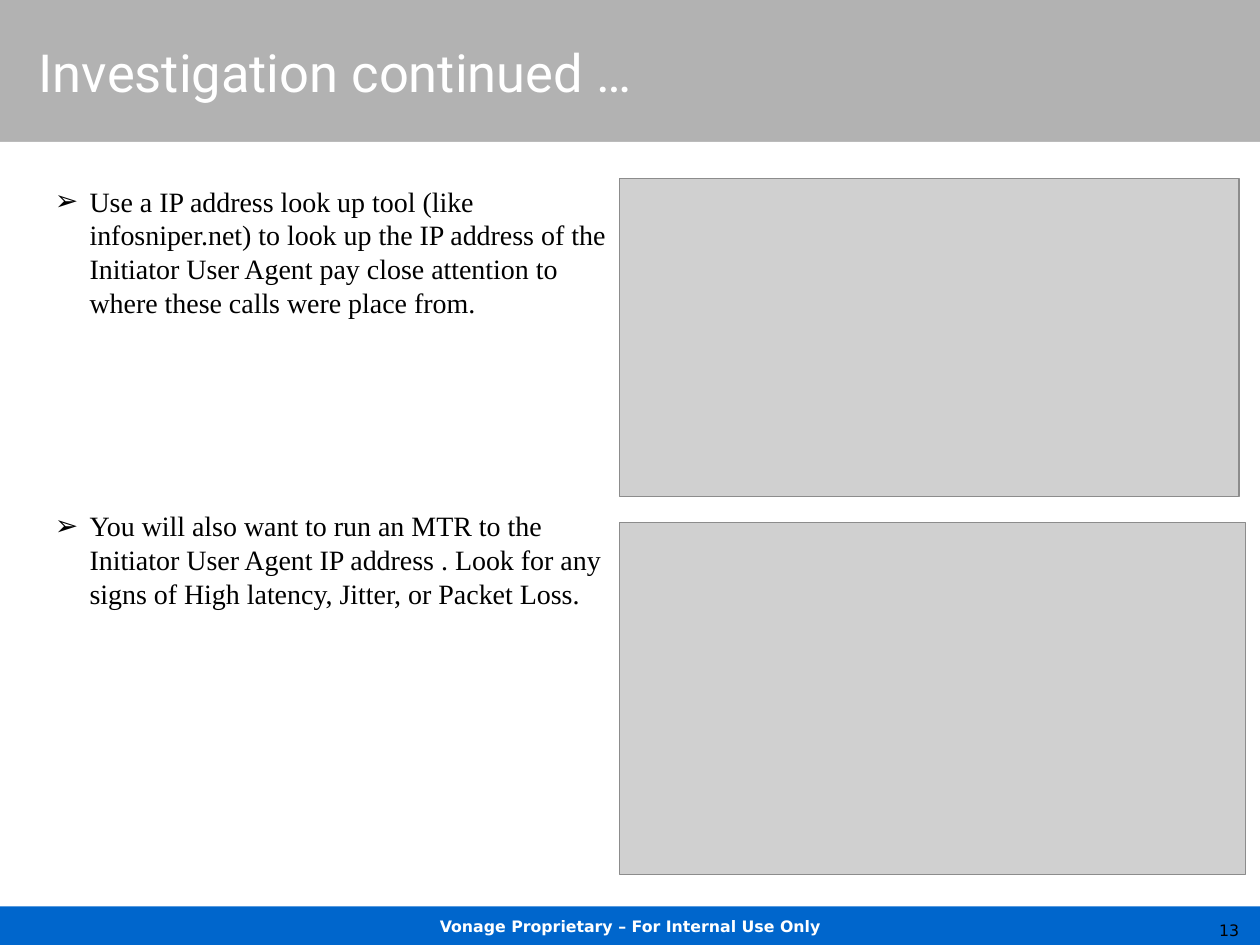
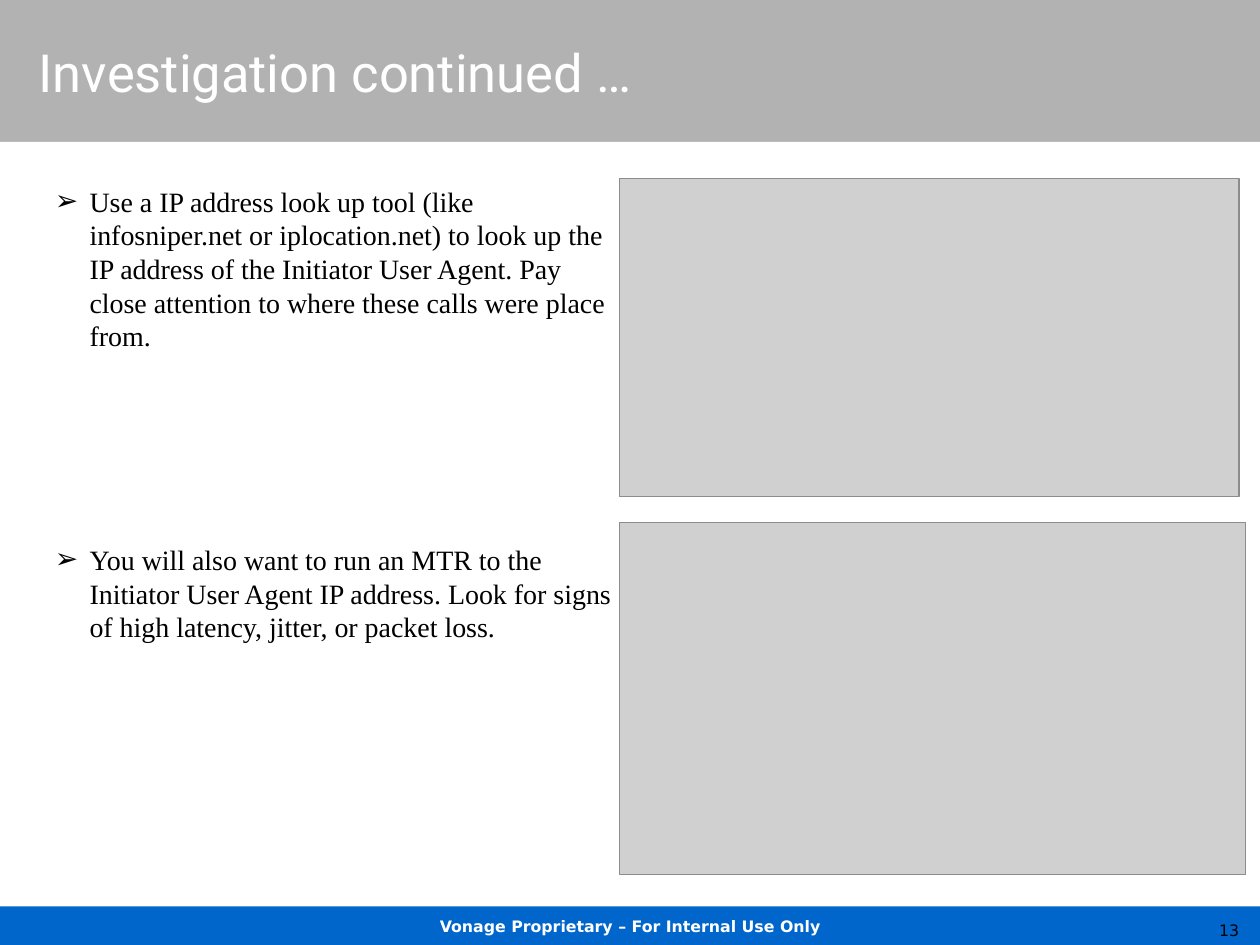
Before and after one commit to tbmillikin/Fraud-Procedures, a slide deck: slide 13 of On-CallFraudProcedures.pptx. Drawn at 1260x945 pixels with LibreOffice and Linux fonts; fonts in the diff are those of the drawing; grey boxes stand for pictures; background and template pictures are left out. Boxes give left, top, right and bottom in pixels: in the first picture for what was removed or moved away, otherwise in the second. Text is boxed around its words. In the diff, an @@ line names an element or a change of style, - is before the commit and + after.

Commit message:
Modified wording and added examples

```diff
--- a/On-CallFraudProcedures.pptx
+++ b/On-CallFraudProcedures.pptx
@@ text at [90, 192, 610, 643]: text changed @@
-➢ Use a IP address look up tool (like infosniper.net) to look up the IP address of the Initiator User Agent pay close attention to where these calls were place from.
-➢ You will also want to run an MTR to the Initiator User Agent IP address . Look for any signs of High latency, Jitter, or Packet Loss.
+➢ Use a IP address look up tool (like infosniper.net or iplocation.net) to look up the IP address of the Initiator User Agent. Pay close attention to where these calls were place from.
+➢ You will also want to run an MTR to the Initiator User Agent IP address. Look for signs of high latency, jitter, or packet loss.
```
Also in this commit, not shown: 2 other slides changed.
